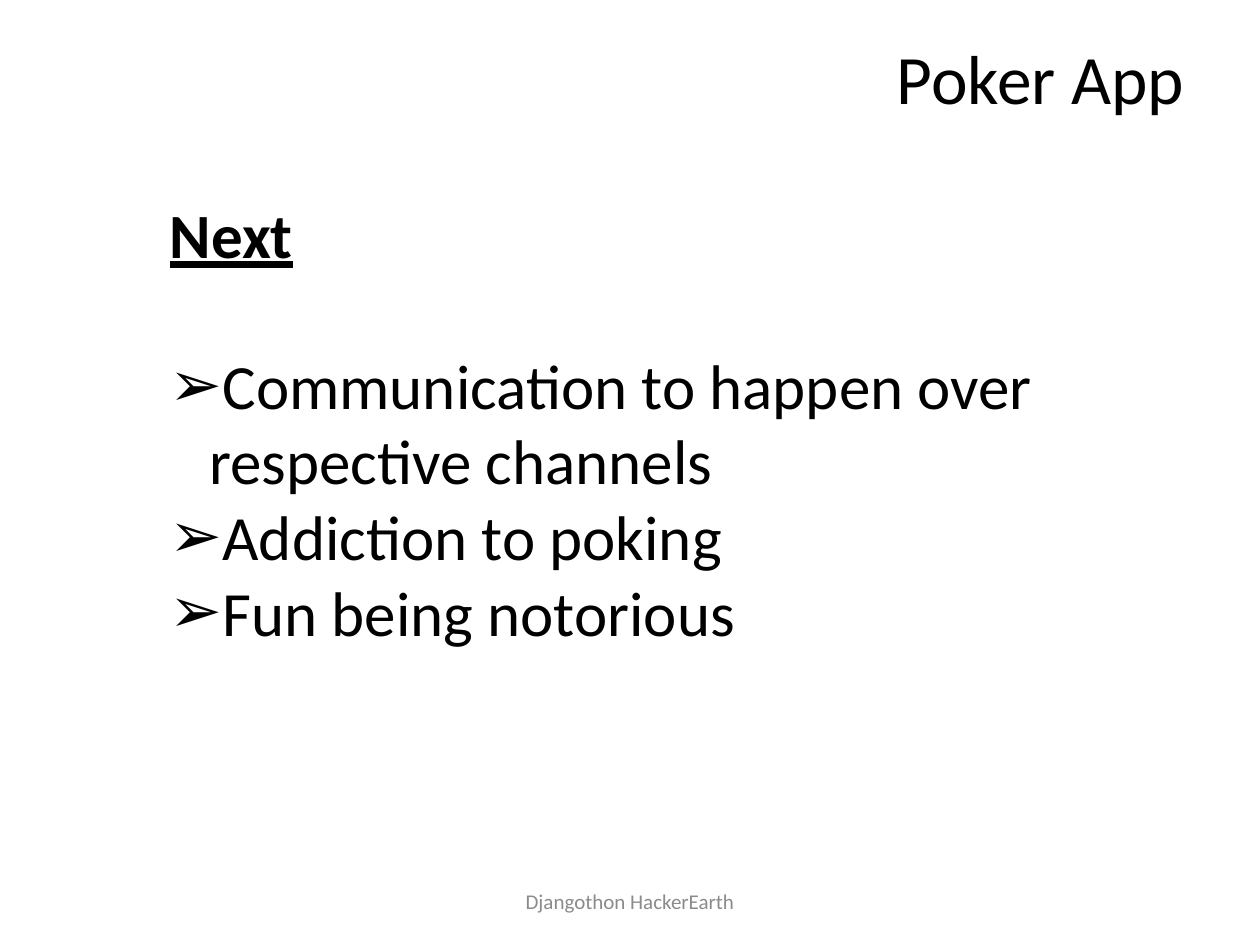
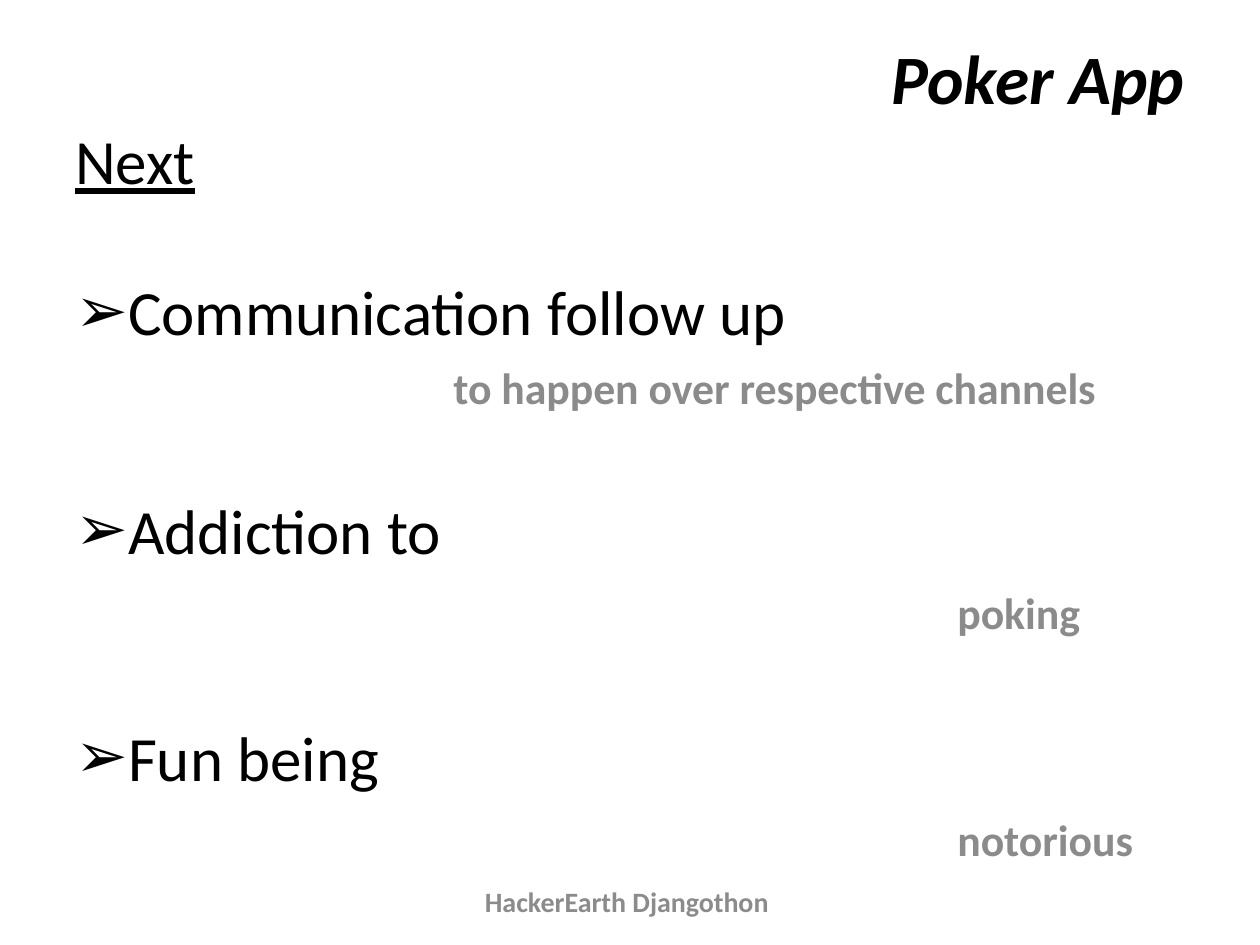
Before and after one commit to djangothon/Poker, a slide deck: slide 4 of PokerJoker.pptx. Drawn at 1260x945 pixels with LibreOffice and Linux fonts; fonts in the diff are those of the drawing. Boxes give left, top, right and bottom in pixels: in the first picture for what was removed or moved away, otherwise in the second. Text is boxed around its words. In the diff, an @@ line names an element or a change of style, - is before the commit and + after.

```diff
--- a/PokerJoker.pptx
+++ b/PokerJoker.pptx
@@ title "Poker App" at <box>891,55,1184,115</box>: bold on, italic on @@
@@ text "Next": place and size @@
-text "Next" at <box>170,217,1032,647</box>
+text "Next" at <box>75,143,1133,856</box>
@@ text at <box>75,143,195,194</box>: bold off in "Next" @@
@@ text at <box>128,291,1133,856</box>: text changed; size 36 to 25 pt; text colour #000000 to #8C8C8C; bold on @@
-➢ Communication to happen over respective channels
-➢ Addiction to poking
-➢ Fun being notorious
+➢ Communication follow up
+to happen over respective channels
+➢ Addiction to
+poking
+➢ Fun being
+notorious
@@ text at <box>485,892,768,917</box>: text changed; size 12 to 16 pt; bold on @@
-Djangothon HackerEarth
+HackerEarth Djangothon
```
Also in this commit, not shown: 3 other slides changed, 1 slide added, 1 other file.
